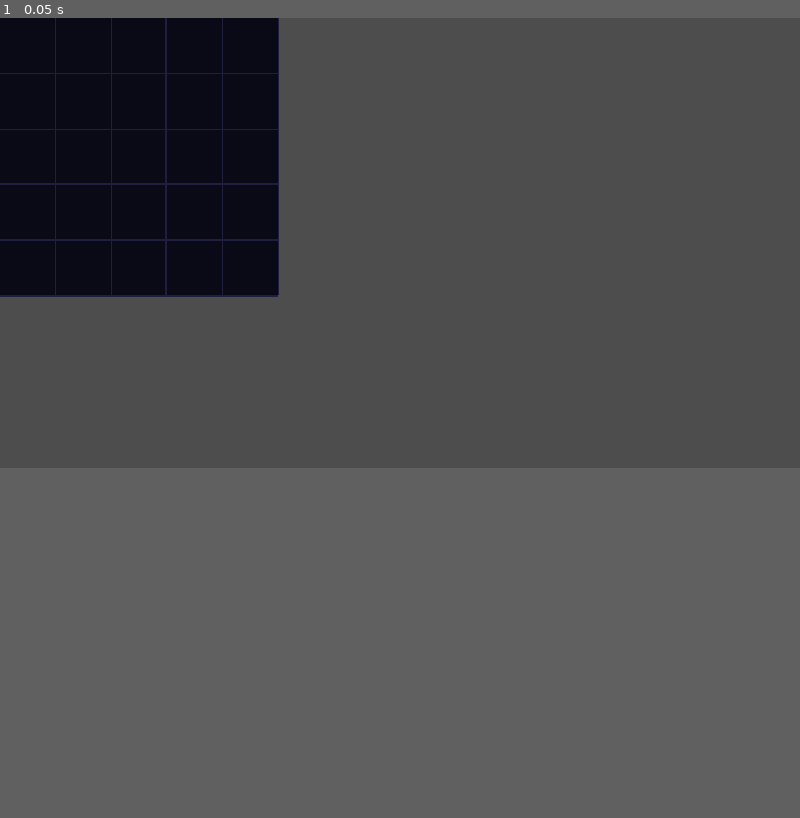
Above: before the commit, frame 1.
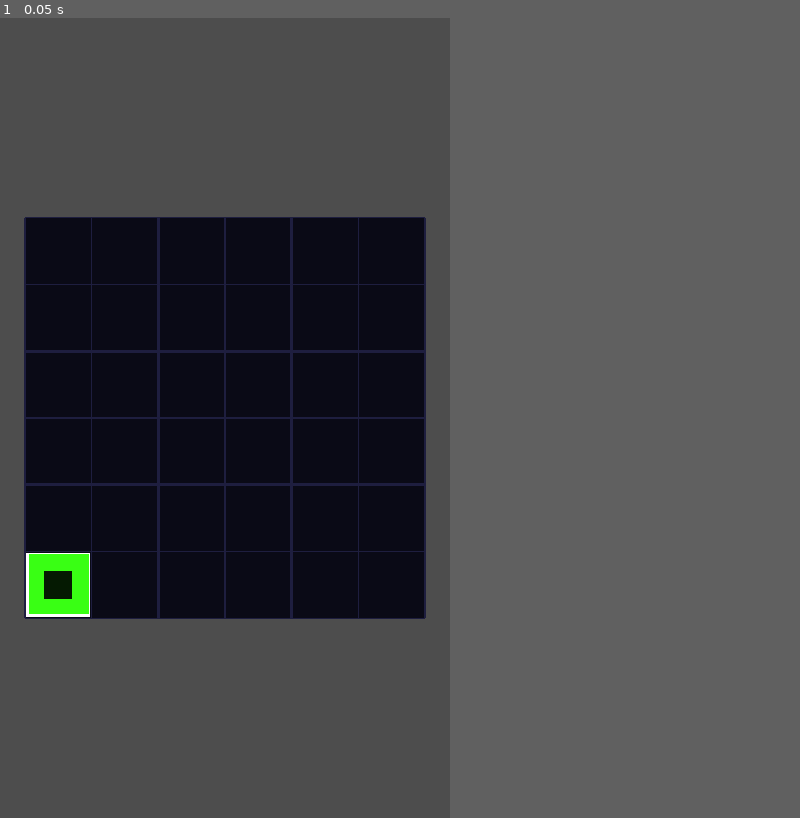
Above: after the commit, the same moment.

Repository: Kartikesh07/grid-walker
Game: Godot game, scene res://main.tscn
Two runs of this game, one before a commit and one after it. Both use one fixed random seed, a clock stepped at 60 frames per second and the inputs below.
Inputs:
- Up to frame 1 (0.05 s): no input
The window is 800x450 before the commit and 450x800 after it. Grey fills any space a smaller window leaves; there, only what the larger window draws over its background counts as a difference.

The runs differ from the first frame. In frame 1, 31% of the frame differs, in the area x 0-54%, y 0-76%.

Commit message:
feat: implement GameManager, render Player Admin Node, and configure mobile portrait display

Diff:
--- a/main.tscn
+++ b/main.tscn
@@ -1,8 +1,10 @@
 [gd_scene format=3 uid="uid://c5tost7vh0868"]
 
+[ext_resource type="Script" uid="uid://co6yg6r6235f6" path="res://src/game_manager.gd" id="1_0xm2m"]
 [ext_resource type="Script" uid="uid://tpeghwfnimhw" path="res://src/scenes/level_view.gd" id="1_ig7tw"]
 
 [node name="Main" type="Node2D" unique_id=1907273590]
+script = ExtResource("1_0xm2m")
 
 [node name="LevelView" type="Node2D" parent="." unique_id=1311594979]
 script = ExtResource("1_ig7tw")
--- a/project.godot
+++ b/project.godot
@@ -17,8 +17,13 @@
 
 [display]
 
+window/size/viewport_width=540
+window/size/viewport_height=960
+window/size/window_width_override=540
+window/size/window_height_override=960
 window/stretch/mode="canvas_items"
 window/stretch/aspect="expand"
+window/handheld/orientation=1
 
 [physics]
 
@@ -28,3 +33,4 @@
 
 rendering_device/driver.windows="d3d12"
 renderer/rendering_method="mobile"
+textures/vram_compression/import_etc2_astc=true
--- /dev/null
+++ b/src/game_manager.gd
@@ -0,0 +1,22 @@
+extends Node
+
+const GridModelClass = preload("res://src/core/grid_model.gd")
+const LevelDataClass = preload("res://src/core/level_data.gd")
+
+@onready var level_view: Node2D = $LevelView
+
+var model: GridModel = null
+var current_level_data: LevelData = null
+
+func _ready() -> void:
+	# Instantiate GridModel
+	model = GridModelClass.new()
+
+	# Load level config
+	current_level_data = load("res://level_1.tres") as LevelData
+
+	# Initialize the logic model
+	model.initialize(current_level_data)
+
+	# Initialize visual view
+	level_view.setup(model)
--- a/src/scenes/level_view.gd
+++ b/src/scenes/level_view.gd
@@ -5,17 +5,56 @@
 # Color Palette (Neon Cyberpunk)
 const COLOR_BG = Color("0a0a16")
 const COLOR_GRID_LINE = Color("1e1e3f")
+const COLOR_ADMIN = Color("39ff14") # Neon green
 
 # Grid specifications
 var grid_width: int = 5
 var grid_height: int = 5
 var grid_origin: Vector2 = Vector2.ZERO
 
+# Node references
+var admin_sprite: ColorRect = null
+
 func setup(model: GridModel) -> void:
 	grid_width = model.width
 	grid_height = model.height
 	recalculate_layout()
+
+	# Clear existing visual nodes
+	clear_visuals()
+
+	# Draw background lines
 	queue_redraw()
+
+	# Create Admin Node visual
+	admin_sprite = create_tile_rect(model.admin_pos, COLOR_ADMIN, Color.WHITE, 2.0)
+	# Add a glowing accent center to Admin
+	var admin_inner = ColorRect.new()
+	admin_inner.color = Color("051a02")
+	admin_inner.size = Vector2(TILE_SIZE * 0.4, TILE_SIZE * 0.4)
+	admin_inner.position = (admin_sprite.size - admin_inner.size) / 2.0
+	admin_sprite.add_child(admin_inner)
+	add_child(admin_sprite)
+
+func clear_visuals() -> void:
+	if admin_sprite:
+		admin_sprite.queue_free()
+		admin_sprite = null
+
+func create_tile_rect(grid_pos: Vector2i, fill_color: Color, border_color: Color, border_width: float) -> ColorRect:
+	var rect = ColorRect.new()
+	rect.size = Vector2(TILE_SIZE - 4, TILE_SIZE - 4) # Padding of 2px on each side
+	rect.position = grid_to_pixel(grid_pos)
+	rect.color = border_color
+
+	# Inner fill
+	var fill = ColorRect.new()
+	fill.size = rect.size - Vector2(border_width * 2, border_width * 2)
+	fill.position = Vector2(border_width, border_width)
+	fill.color = fill_color
+	rect.add_child(fill)
+
+	return rect
 
 func recalculate_layout() -> void:
 	var viewport_size = get_viewport_rect().size
@@ -23,6 +62,9 @@
 	var grid_total_height = grid_height * TILE_SIZE
 	# Calculate origin to center the grid
 	grid_origin = (viewport_size - Vector2(grid_total_width, grid_total_height)) / 2.0
+
+func grid_to_pixel(grid_pos: Vector2i) -> Vector2:
+	return grid_origin + Vector2(grid_pos.x * TILE_SIZE + 2, grid_pos.y * TILE_SIZE + 2)
 
 func _draw() -> void:
 	# Draw main grid container background
Not shown, added: export_presets.cfg
